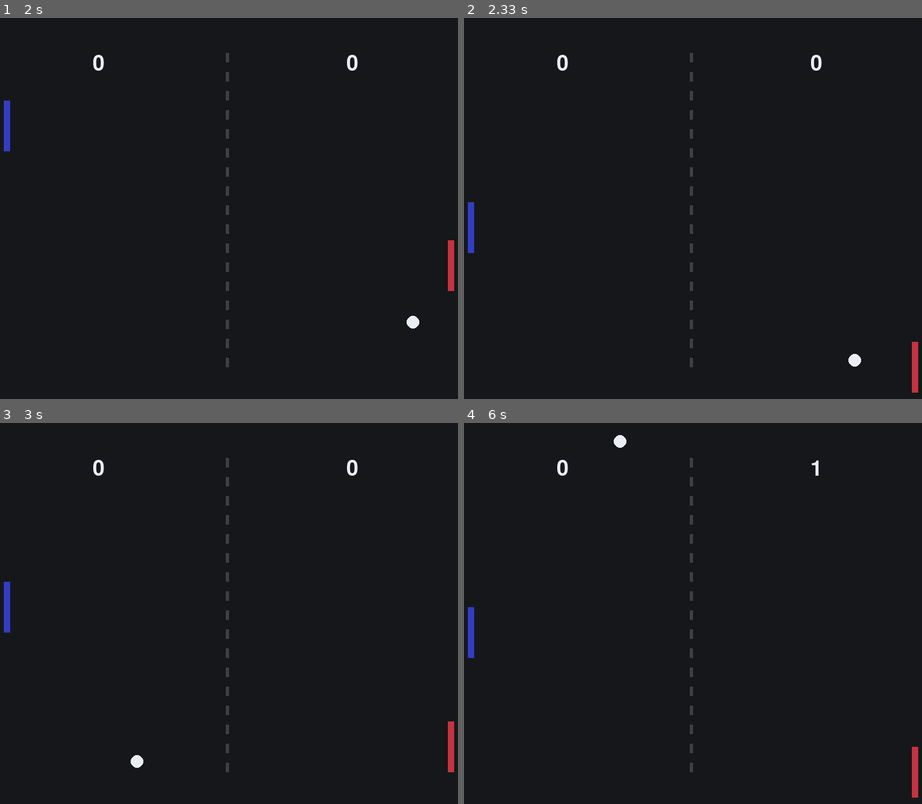
Above: before the commit, frames 1-4 (two rows, left to right).
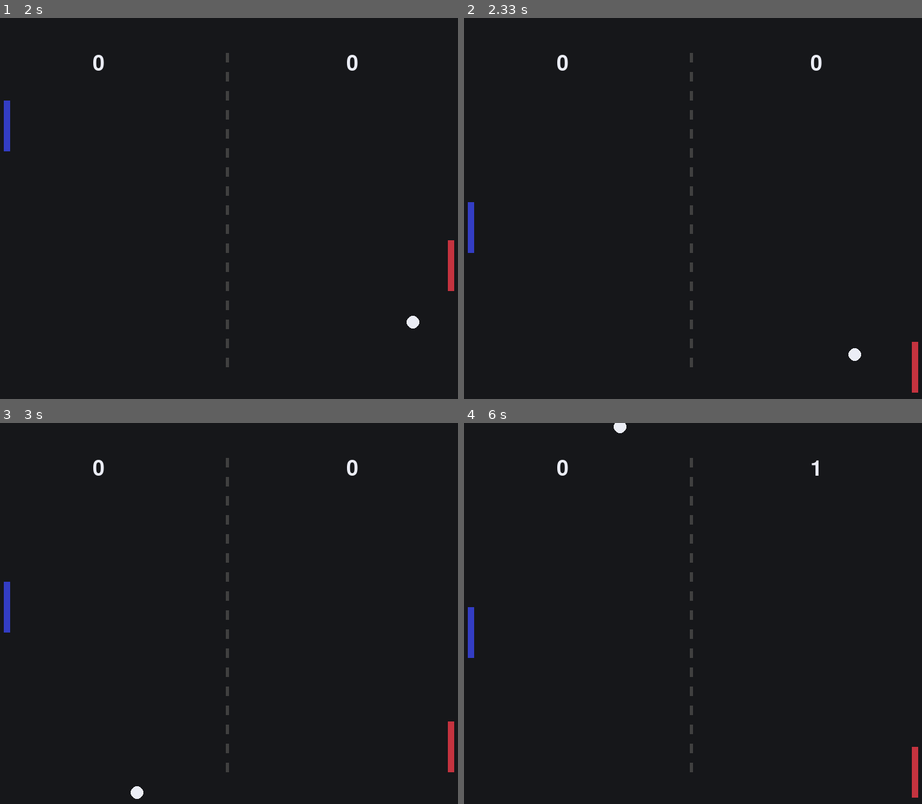
Above: after the commit, the same moments.

Repository: cwrlcarl/pygame-mini-games
Game: pygame game, started from pong-game/src/main.py
Two runs of this game, one before a commit and one after it. Both use one fixed random seed, a clock stepped at 60 frames per second and the inputs below.
Inputs:
- Up to frame 1 (2 s): hold Down 0.33-0.8 s; hold Up 0.83-1.2 s; hold W 0.83-1.2 s; hold Down 1.23-1.6 s; hold S 1.23-1.6 s; hold Up 1.63-1.93 s; hold W 1.63-1.93 s; hold Down from 1.97 s (still down); hold S from 1.97 s (still down)
- Up to frame 2 (2.33 s): release Down at 2.27 s; release S at 2.27 s; hold Up from 2.3 s (still down); hold W from 2.3 s (still down)
- Up to frame 3 (3 s): release Up at 2.67 s; release W at 2.67 s; hold Down from 2.7 s (still down); hold S from 2.7 s (still down)
- Up to frame 4 (6 s): release Down at 3.07 s; release S at 3.07 s; hold Up 3.1-3.4 s; hold W 3.1-3.4 s; hold Down 3.43-3.73 s; hold S 3.43-3.73 s; hold Up 3.77-4.13 s; hold W 3.77-4.13 s; hold Down 4.17-4.53 s; hold S 4.17-4.53 s; hold Up 4.57-4.87 s; hold W 4.57-4.87 s; hold Down 4.9-5.2 s; hold S 4.9-5.2 s; hold Up 5.23-5.6 s; hold W 5.23-5.6 s; hold Down from 5.63 s (still down); hold S from 5.63 s (still down)

Frame 1 is identical in both runs. In frame 2, less than 0.1% of the frame differs, in the area x 83-87%, y 86-92%; in frame 3, 0.1%, in the area x 28-32%, y 87-99%; in frame 4, 0.1%.

Commit message:
Update ball vertical direction

Diff:
--- a/pong-game/src/game.py
+++ b/pong-game/src/game.py
@@ -94,12 +94,25 @@
                 self.enemy_score == self.winning_score):
             self.game_over = True
 
+    def check_overlap(self, paddle):
+        overlap = self.ball.rect.centery - paddle.rect.centery
+        half_height = paddle.rect.height // 2
+        if abs(overlap) < 5:
+            self.ball.dy = 3 if self.ball.dy > 0 else -3
+        else:
+            self.ball.dy = max(-8, min(8, overlap / half_height * 8))
+
     def handle_collisions(self):
         if self.ball is not None:
-            if (self.ball.rect.colliderect(self.paddle1.rect) or
-                    self.ball.rect.colliderect(self.paddle2.rect)):
+            if self.ball.rect.colliderect(self.paddle1.rect):
                 self.ball.has_bounced = True
+                self.check_overlap(self.paddle1)
                 self.ball.dx *= -1
+            elif self.ball.rect.colliderect(self.paddle2.rect):
+                self.ball.has_bounced = True
+                self.check_overlap(self.paddle2)
+                self.ball.dx *= -1
+
             if (self.ball.rect.top < 0 or
                     self.ball.rect.bottom > SCREEN_HEIGHT):
                 self.ball.dy *= -1
